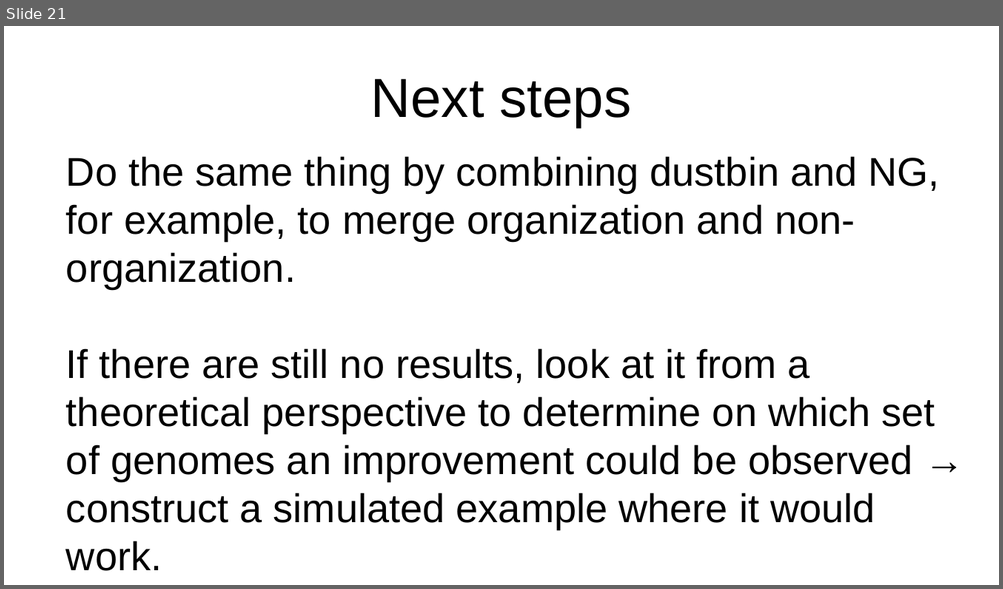
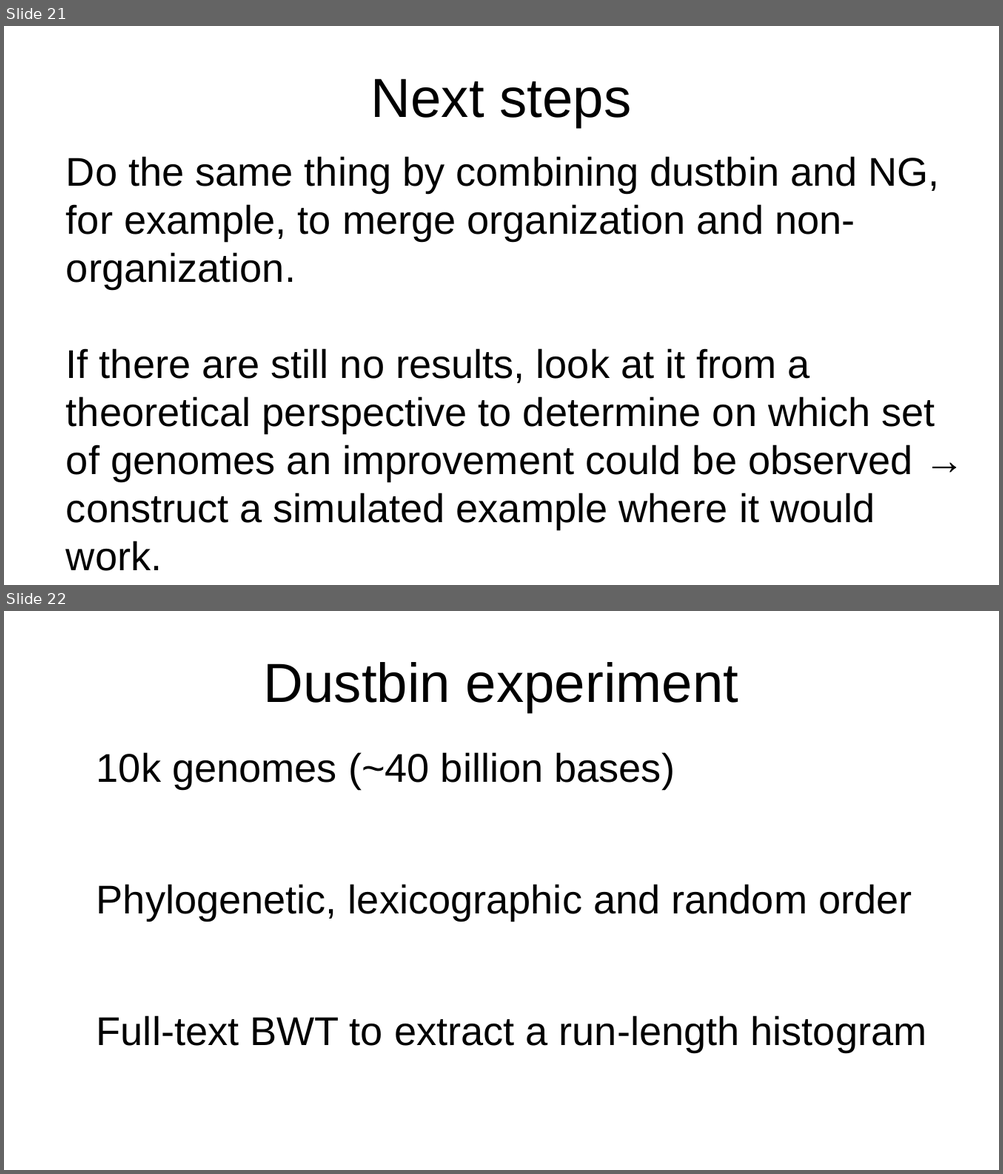
Before and after one commit to AntaoA/Amory_BWT_M1_project_Bioinfo, a slide deck: Diapo.odp. Shown one above the other, each under a label of ours: slide 21 before the commit, slides 21 and 22 after it. The pictures are 1003x589 and 1003x1174 pixels, drawn with LibreOffice and Linux fonts; fonts in the diff are those of the drawing. Boxes give left, top, right and bottom in pixels: in the first picture for what was removed or moved away, otherwise in the second. Text is boxed around its words. In the diff, an @@ line names an element or a change of style, - is before the commit and + after.

Commit message:
update histograms

```diff
--- a/Diapo.odp
+++ b/Diapo.odp
@@ slide 22 added at (x1=4, y1=611, x2=999, y2=1170), background #FFFFFF @@
@@ title added at (x1=264, y1=662, x2=738, y2=712), 44 pt, text #000000 @@
+Dustbin experiment
@@ text added at (x1=96, y1=752, x2=927, y2=1052), 32 pt, text #000000 @@
+10k genomes (~40 billion bases)
+Phylogenetic, lexicographic and random order
+Full-text BWT to extract a run-length histogram
```
Also in this commit, not shown: 9 other slides added, 12 other files.
